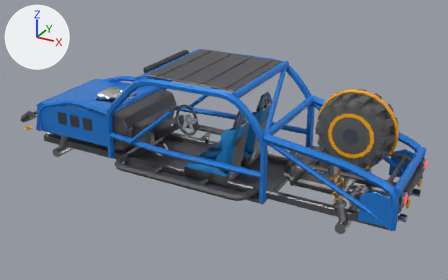
An edit to the OBJ model content/car3.obj, drawn before and after from the same camera.
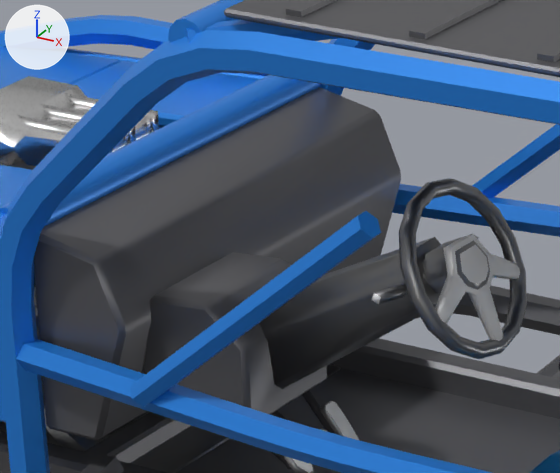
Each version appears first whole from a 50 mm camera at (5.74, -10.22, 4.77) aimed at (0.1, 0.04, -0.35), and next in a close-up on the part from 24% to 46% of the width and 26% to 56% of the height. Every picture has the same lights, and +X, +Y and +Z are marked at upper left. The older version's two pictures come first. Where no turn or scale is listed for an object, it has been applied to the vertices. Vertices at exactly the same position are counted once.

Objects in the first close-up: 'car3'.
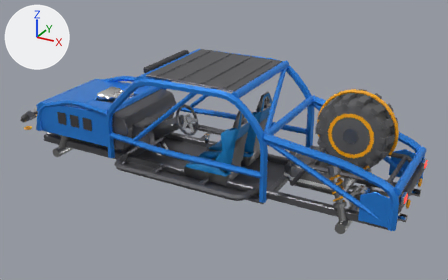
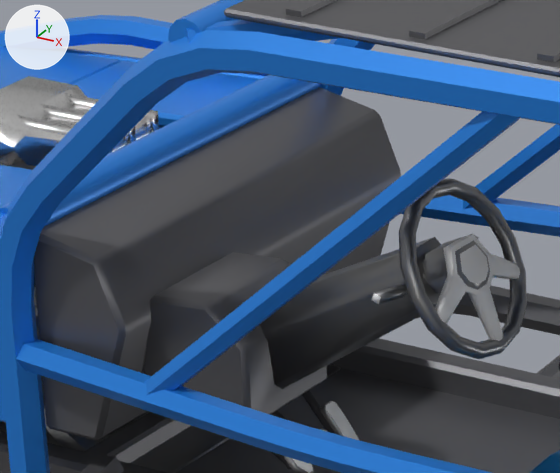
Boxes [x1, y1, x2, y2] around the edits, measured in the close-ups (560 x 473 px; the box of a moved part takes in the faces that stretch with it):
part 1 of me_car3, moved or reshaped (not visible before): after [475, 124, 560, 187]
part 2 of me_car3, moved or reshaped: before [472, 124, 560, 198]; after [463, 126, 560, 209]
part 3 of me_car3, moved or reshaped (mostly hidden afterwards): before [144, 229, 379, 407]; after [176, 118, 520, 389]
part 4 of me_car3, moved or reshaped: before [130, 216, 361, 407]; after [144, 111, 519, 395]
part 5 of me_car3, moved or reshaped (not visible afterwards): before [358, 211, 381, 238]

Patch to the scene script:
```diff
--- a/content/car3.obj.py
+++ b/content/car3.obj.py
@@ me_car3 @@
 me_car3.from_pydata(...)  # 6809 vertices, 12774 faces; spans x -4.58..4.02, y -1.35..1.35, z -1.2..1.2
 # used by ob_car3; location = (0.0, 0.0, 0.0)
+# me_car3 part 1: all 3 vertices in x -1.43..-1.4, y 1.07..1.15, z -0.28..-0.25 are moved by (0.0, -0.06, -0.02)
+# me_car3 part 2: all 3 vertices in x -1.4..-1.37, y 1.05..1.13, z -0.31..-0.28 are moved by (0.0, -0.05, -0.02)
+# me_car3 part 3: all 3 vertices in x -1.4..-1.37, y -1.13..-1.05, z -0.31..-0.28 are moved by (0.0, 0.05, -0.02)
+# me_car3 part 4: all 3 vertices in x -1.43..-1.4, y -1.15..-1.07, z -0.28..-0.25 are moved by (0.0, 0.06, -0.02)
+# me_car3 part 5: all 6 vertices in x -0.43..-0.37, y -1.17..-1.07, z 0.52..0.58 are moved by (0.6, 0.0, 0.54)
 me_car3.materials.append(mat_steel)
```
